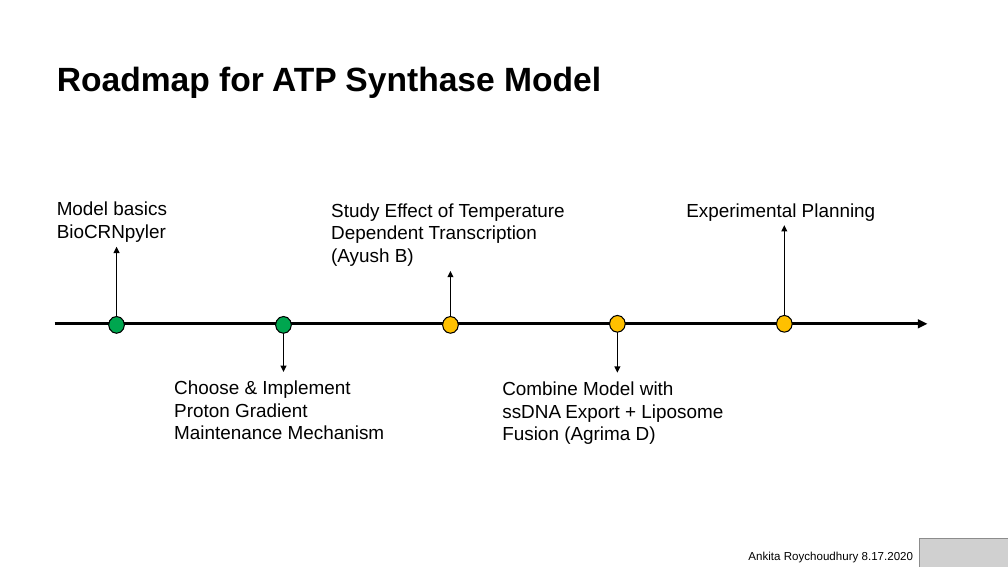
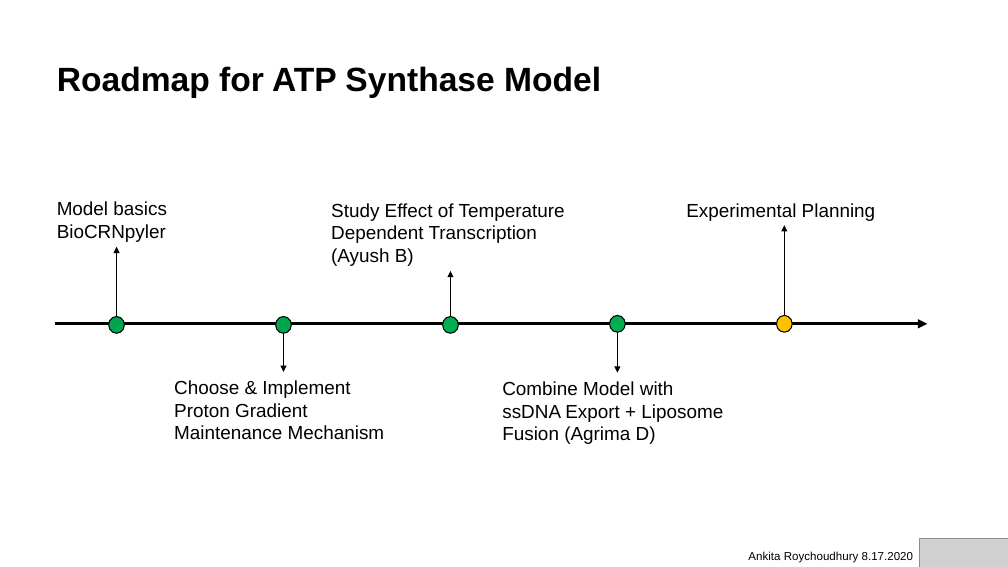
Before and after one commit to AnkitaRoychoudhury/ug_murray, a slide deck: slide 6 of miscellaneous/presentations/20200817_murray_mtg.pptx. Drawn at 1008x567 pixels with LibreOffice and Linux fonts; fonts in the diff are those of the drawing; grey boxes stand for pictures. Boxes give left, top, right and bottom in pixels: in the first picture for what was removed or moved away, otherwise in the second. Text is boxed around its words. In the diff, an @@ line names an element or a change of style, - is before the commit and + after.

```diff
--- a/miscellaneous/presentations/20200817_murray_mtg.pptx
+++ b/miscellaneous/presentations/20200817_murray_mtg.pptx
@@ ellipse at box(442, 317, 458, 333): fill #FFC000 to #00B050 @@
@@ ellipse at box(609, 315, 625, 332): fill #FFC000 to #00B050 @@
```
Also in this commit, not shown: 1 other slide changed, 2 other files.
